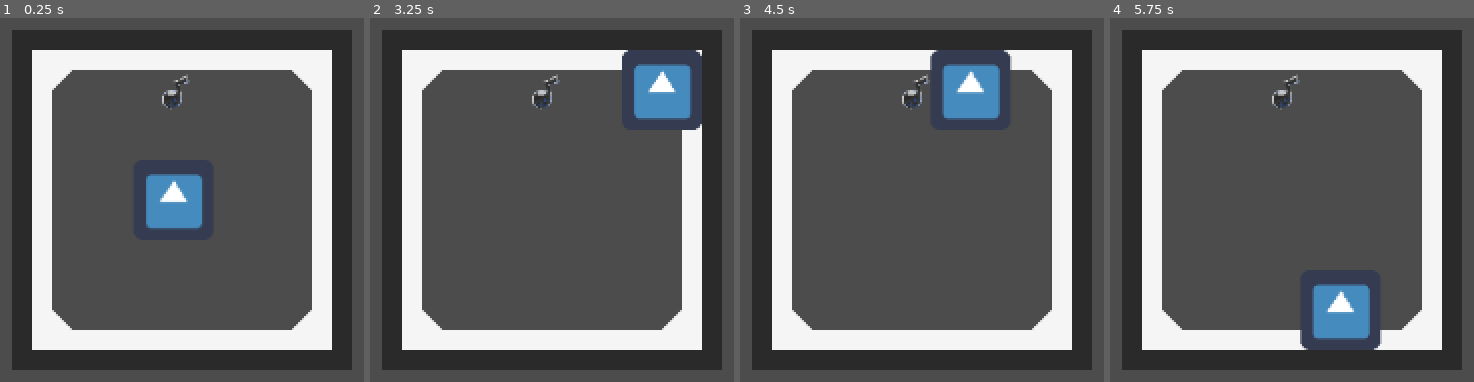
Above: before the commit, frames 1-4 (left to right).
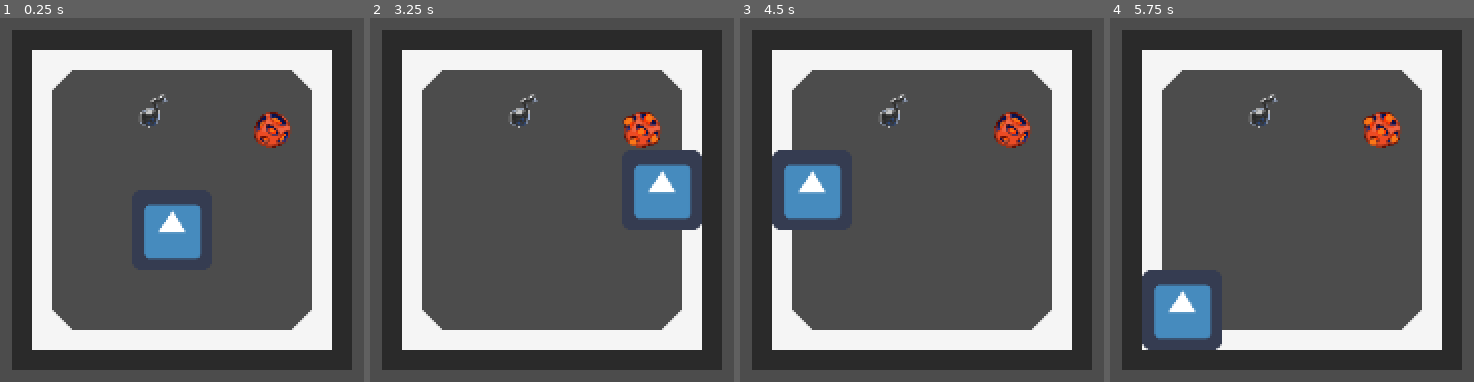
Above: after the commit, the same moments.

Repository: jaclynonacloud/Ceilidh
Game: Godot game, scene res://scenes/rooms/start/Start.tscn
The game is run twice, just before and just after one commit, with the same random seed, the same clock (stepped at 60 frames per second) and the same inputs. The engine's default icon, where the game draws it, is replaced by a stand-in: a white triangle on a blue panel in a dark square.
Inputs:
- Up to frame 1 (0.25 s): no input
- Up to frame 2 (3.25 s): tap Enter at 0.5, 2 s; hold Right (ui_right) 0.53-1.28 s; tap Space at 1.25, 2.75 s; hold Down (ui_down) 1.28-2.03 s; hold Right (ui_right) 2.03-2.78 s; hold Up (ui_up) from 2.78 s (still down)
- Up to frame 3 (4.5 s): tap Enter at 3.5 s; release Up (ui_up) at 3.53 s; hold Left (ui_left) from 3.53 s (still down); tap Space at 4.25 s
- Up to frame 4 (5.75 s): release Left (ui_left) at 5.03 s; hold Down (ui_down) from 5.03 s (still down)

The runs differ from the first frame. In frame 1, 4.2% of the frame differs, in the area x 38-80%, y 15-67%; in frame 2, 8.3%; in frame 3, 7.9%; in frame 4, 8.3%, in the area x 8-80%, y 15-92%.

Commit message:
CE-4 Added a static entity.  Called it Steamy.

Diff:
--- /dev/null
+++ b/graphics/textures/spritesheets/Entities.tres
@@ -0,0 +1,7 @@
+[gd_resource type="AtlasTexture" load_steps=2 format=2]
+
+[ext_resource path="res://graphics/textures/spritesheets/entity-dev.png" type="Texture" id=1]
+
+[resource]
+atlas = ExtResource( 1 )
+region = Rect2( 4, -22, 484, 109 )
--- a/project.godot
+++ b/project.godot
@@ -13,9 +13,15 @@
 "class": "Effect",
 "language": "GDScript",
 "path": "res://scenes/effects/Effect.gd"
+}, {
+"base": "Node",
+"class": "Entity",
+"language": "GDScript",
+"path": "res://scenes/entities/Entity.gd"
 } ]
 _global_script_class_icons={
-"Effect": ""
+"Effect": "",
+"Entity": ""
 }
 
 [application]
--- /dev/null
+++ b/scenes/entities/Entity.gd
@@ -0,0 +1,2 @@
+extends Node
+class_name Entity
--- /dev/null
+++ b/scenes/entities/static/Steamy.tscn
@@ -0,0 +1,37 @@
+[gd_scene load_steps=4 format=2]
+
+[ext_resource path="res://graphics/textures/spritesheets/entity-dev.png" type="Texture" id=1]
+
+[sub_resource type="Animation" id=1]
+resource_name = "idle"
+length = 2.0
+loop = true
+tracks/0/type = "value"
+tracks/0/path = NodePath(".:frame")
+tracks/0/interp = 1
+tracks/0/loop_wrap = true
+tracks/0/imported = false
+tracks/0/enabled = true
+tracks/0/keys = {
+"times": PoolRealArray( 0, 1 ),
+"transitions": PoolRealArray( 1, 1 ),
+"update": 1,
+"values": [ 0, 1 ]
+}
+
+[sub_resource type="RectangleShape2D" id=2]
+extents = Vector2( 16, 16 )
+
+[node name="Steamy" type="StaticBody2D"]
+
+[node name="Sprite" type="Sprite" parent="."]
+texture = ExtResource( 1 )
+hframes = 2
+frame = 1
+
+[node name="AnimationPlayer" type="AnimationPlayer" parent="Sprite"]
+autoplay = "idle"
+anims/idle = SubResource( 1 )
+
+[node name="CollisionShape2D" type="CollisionShape2D" parent="."]
+shape = SubResource( 2 )
--- a/scenes/rooms/start/Start.tscn
+++ b/scenes/rooms/start/Start.tscn
@@ -1,8 +1,9 @@
-[gd_scene load_steps=4 format=2]
+[gd_scene load_steps=5 format=2]
 
 [ext_resource path="res://scenes/player/Player.tscn" type="PackedScene" id=1]
 [ext_resource path="res://graphics/tilesets/RoomDev.tres" type="TileSet" id=2]
 [ext_resource path="res://scenes/effects/Music.tscn" type="PackedScene" id=3]
+[ext_resource path="res://scenes/entities/static/Steamy.tscn" type="PackedScene" id=4]
 
 [node name="Start" type="Node2D"]
 
@@ -10,14 +11,17 @@
 anchor_mode = 0
 current = true
 
-[node name="TileMap" type="TileMap" parent="."]
+[node name="Background" type="TileMap" parent="."]
 tile_set = ExtResource( 2 )
 cell_size = Vector2( 16, 16 )
 format = 1
 tile_data = PoolIntArray( 786463, -1610612734, 0, 786464, -1610612734, 0, 786465, -1610612734, 0, 786466, -1610612734,  …(2392 unchanged characters)…
 
+[node name="Steamy" parent="." instance=ExtResource( 4 )]
+position = Vector2( 704, 272 )
+
 [node name="Player" parent="." instance=ExtResource( 1 )]
-position = Vector2( 625.164, 327.745 )
+position = Vector2( 624, 352 )
 
 [node name="Music" parent="." instance=ExtResource( 3 )]
-position = Vector2( 625.77, 240.857 )
+position = Vector2( 608, 256 )
Binary file added: graphics/textures/spritesheets/entity-dev.png
Not shown, added: graphics/textures/spritesheets/entity-dev.png.import
